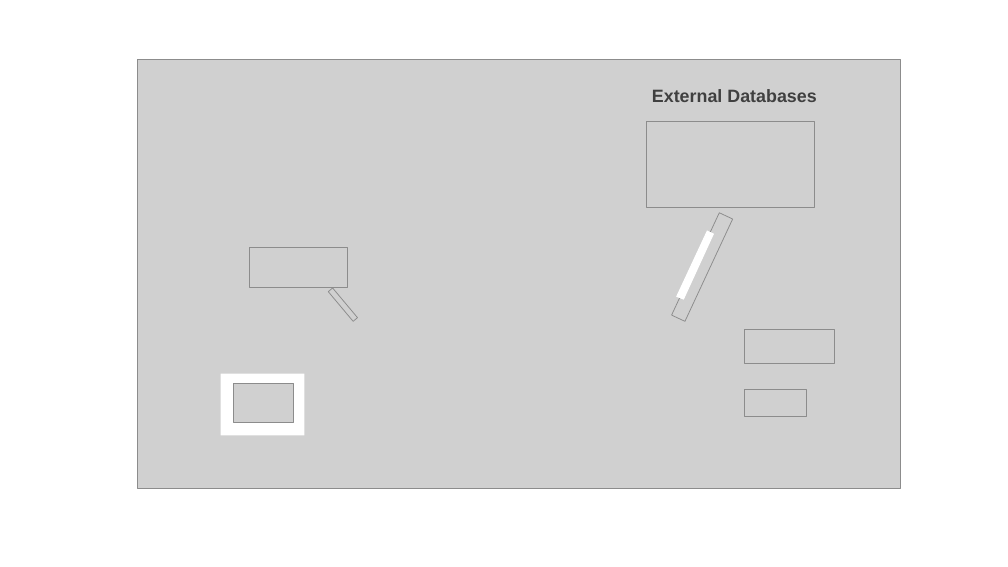
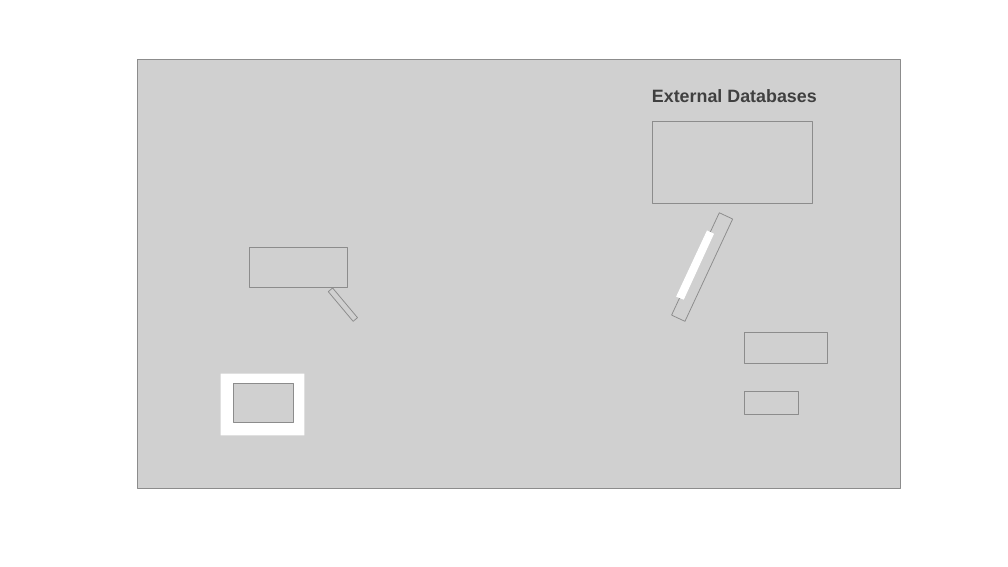
Before and after one commit to fspaolo/gfw-problem, a slide deck: slide 1 of images/gfw-figures.pptx. Drawn at 1008x567 pixels with LibreOffice and Linux fonts; fonts in the diff are those of the drawing; grey boxes stand for pictures; background and template pictures are left out. Boxes give left, top, right and bottom in pixels: in the first picture for what was removed or moved away, otherwise in the second. Text is boxed around its words. In the diff, an @@ line names an element or a change of style, - is before the commit and + after.

```diff
--- a/images/gfw-figures.pptx
+++ b/images/gfw-figures.pptx
@@ picture: place and size @@
-picture at bbox=[647, 121, 815, 207]
+picture at bbox=[652, 122, 812, 204]
@@ picture: place and size @@
-picture at bbox=[745, 330, 835, 364]
+picture at bbox=[745, 332, 828, 364]
@@ picture: place and size @@
-picture at bbox=[745, 390, 807, 417]
+picture at bbox=[745, 392, 799, 415]
```
Also in this commit, not shown: 1 other file.
